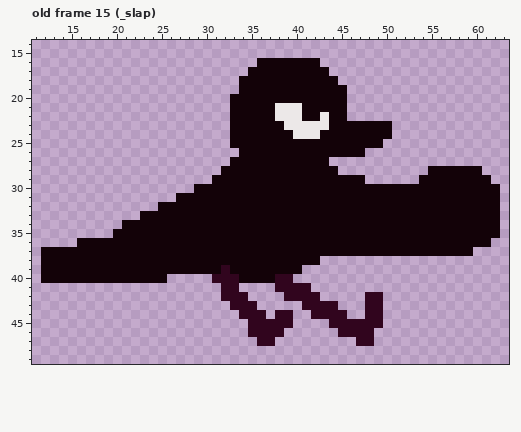
Two versions of one pixel-art file, characters/bird/bird.aseprite. Above: the version before the commit.
64x64 pixels, 15 frames. Shown: old frame 15 (_slap): x 11..63, y 14..49. The commit also changed other frames, which this record leaves out.
Once edited:
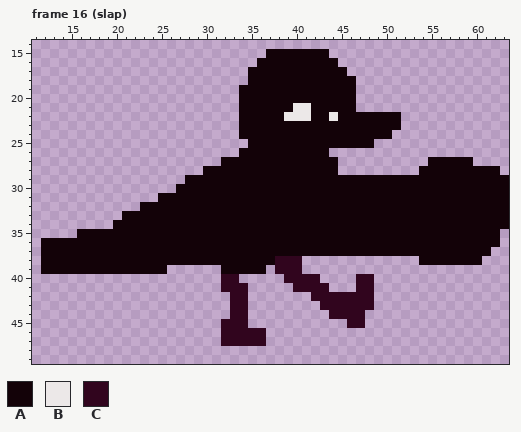
Palette (. is transparent): A #130208  B #ece8e8  C #31051e
A new or re-ordered frame is compared with the old frame closest to it.
Edits made:
frames 15 -> 17
Frame 16 (slap) is new; against old frame 15 (_slap), layer "Layer 2":
Colour A now appears in row 15 at x 37 to 43; in row 16 at x 43 to 44; in row 17 at x 44 to 45; in row 18 at x 45 to 46; in rows 19 to 21 at x 46; in row 22 at x 46 to 51.
Colour A now appears in row 23 at x 51; in row 27 at x 32, 44 and 55 to 59; in row 28 at x 30 to 31, 54 and 61 to 62; in row 29 at x 28 to 30, 48 to 53 and 62 to 63; in row 30 at x 27 to 28 and 63; in row 31 at x 25 to 26 and 63.
Colour A now appears in row 32 at x 23 to 24 and 63; in row 33 at x 21 to 22 and 63; in row 34 at x 20 and 63; in row 35 at x 16 to 19; in row 36 at x 12 to 15 and 62; in row 37 at x 60 to 61.
Colour A now appears in row 38 at x 54 to 60.
The author changed colour B to colour A in row 21 at x 38 to 39; in row 22 at x 38 and 43; in row 23 at x 39 to 43; in row 24 at x 40 to 42.
The author changed colour C to colour A in row 39 at x 32.
The author changed colour A to colour B in row 21 at x 41; in row 22 at x 41 and 44.
Colour C now appears in row 40 at x 40 to 42 and 47 to 48; in row 41 at x 34, 42 to 43 and 47 to 48; in row 42 at x 43 to 47; in row 43 at x 45 to 47; in row 44 at x 33 and 46 to 47; in rows 45 to 46 at x 32 to 34.
Colour C now appears in row 47 at x 32 to 35.
The author changed colour A to colour C in rows 38 to 39 at x 38 to 40.
The edit erases colour A in row 18 at x 34; in rows 20 to 24 at x 33; in row 25 at x 33 to 34 and 49; in row 26 at x 44 to 47; in row 38 at x 41 to 42; in row 39 at x 26 to 31 and 37.
The edit erases colour A in row 40 at x 12 to 25 and 34 to 37.
The edit erases colour C in row 40 at x 31 and 38; in row 41 at x 38 to 39; in row 42 at x 32, 39 to 41 and 49; in row 43 at x 35, 41 to 42 and 49; in row 44 at x 35 to 36, 38 to 39, 42 to 43 and 48 to 49; in row 45 at x 35 to 39, 44 to 45 and 48 to 49.
The edit erases colour C in row 46 at x 37 to 38 and 45 to 48; in row 47 at x 37 and 47 to 48.
